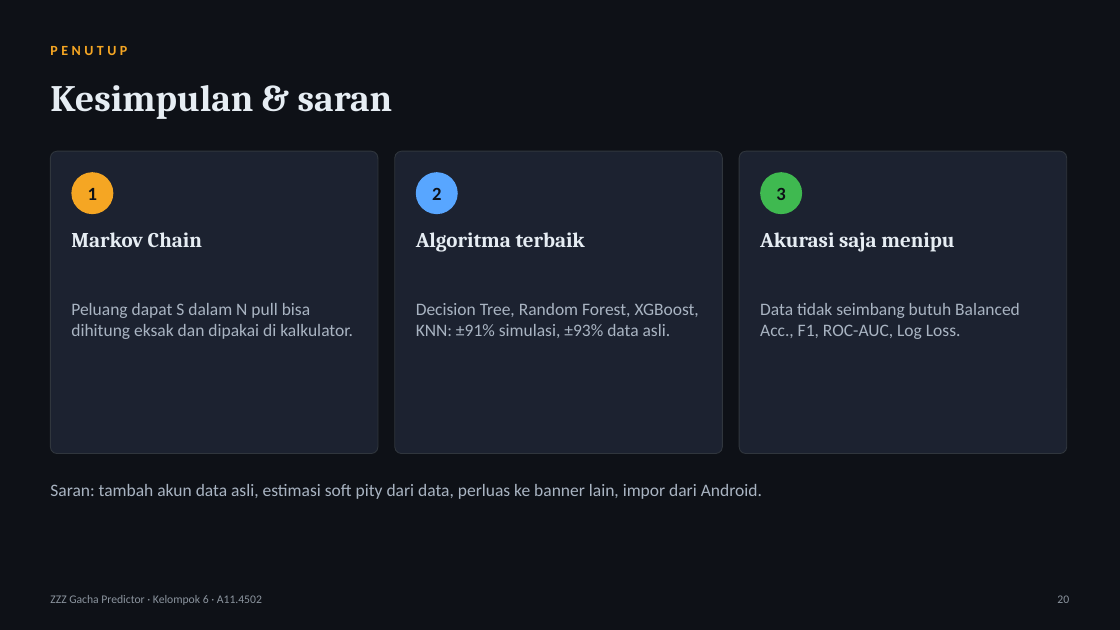
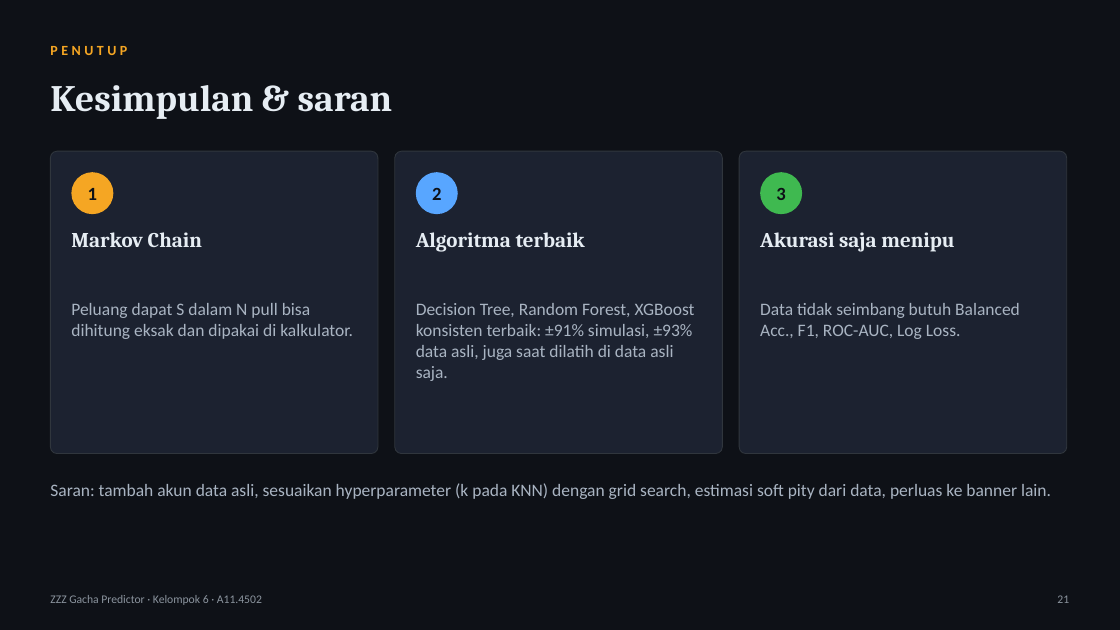
Before and after one commit to tehgeii/project-data-mining, a slide deck: slide 21 of docs/tugas/UAS_Slide_Kelompok6_A11.4502.pptx (slide 20 before the commit). Drawn at 1120x630 pixels with LibreOffice and Linux fonts; fonts in the diff are those of the drawing. Boxes give left, top, right and bottom in pixels: in the first picture for what was removed or moved away, otherwise in the second. Text is boxed around its words. In the diff, an @@ line names an element or a change of style, - is before the commit and + after.

Commit message:
Perbarui semua dokumen dengan eksperimen latih di data asli
- Laporan UAS: subbab 4.5 baru (tabel, grafik, pembahasan), skenario
  evaluasi, ringkasan data, kesimpulan dan saran
- Proposal UTS: sumber data, skenario evaluasi, hasil awal
- Slide UAS: slide baru "Latih & uji hanya dengan data asli" (22 slide)
- Slide UTS: slide data, skenario evaluasi (4 langkah), hasil awal
- LAPORAN.md, README, dan panduan pengumpulan disesuaikan

```diff
--- a/docs/tugas/UAS_Slide_Kelompok6_A11.4502.pptx
+++ b/docs/tugas/UAS_Slide_Kelompok6_A11.4502.pptx
@@ text at (x1=416, y1=303, x2=695, y2=381): text changed @@
-Decision Tree, Random Forest, XGBoost, KNN: ±91% simulasi, ±93% data asli.
+Decision Tree, Random Forest, XGBoost konsisten terbaik: ±91% simulasi, ±93% data asli, juga saat dilatih di data asli saja.
@@ text at (x1=50, y1=483, x2=1051, y2=499): text changed @@
-Saran: tambah akun data asli, estimasi soft pity dari data, perluas ke banner lain, impor dari Android.
+Saran: tambah akun data asli, sesuaikan hyperparameter (k pada KNN) dengan grid search, estimasi soft pity dari data, perluas ke banner lain.
@@ text at (x1=1057, y1=595, x2=1069, y2=603): text changed @@
-20
+21
```
Also in this commit, not shown: 3 other slides changed, 1 slide added, 6 other files.
